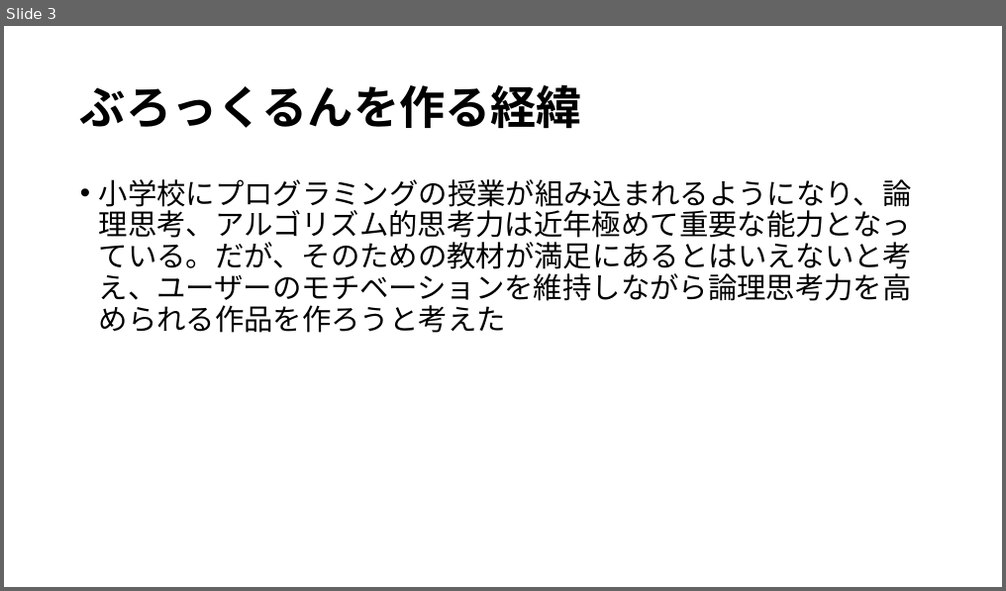
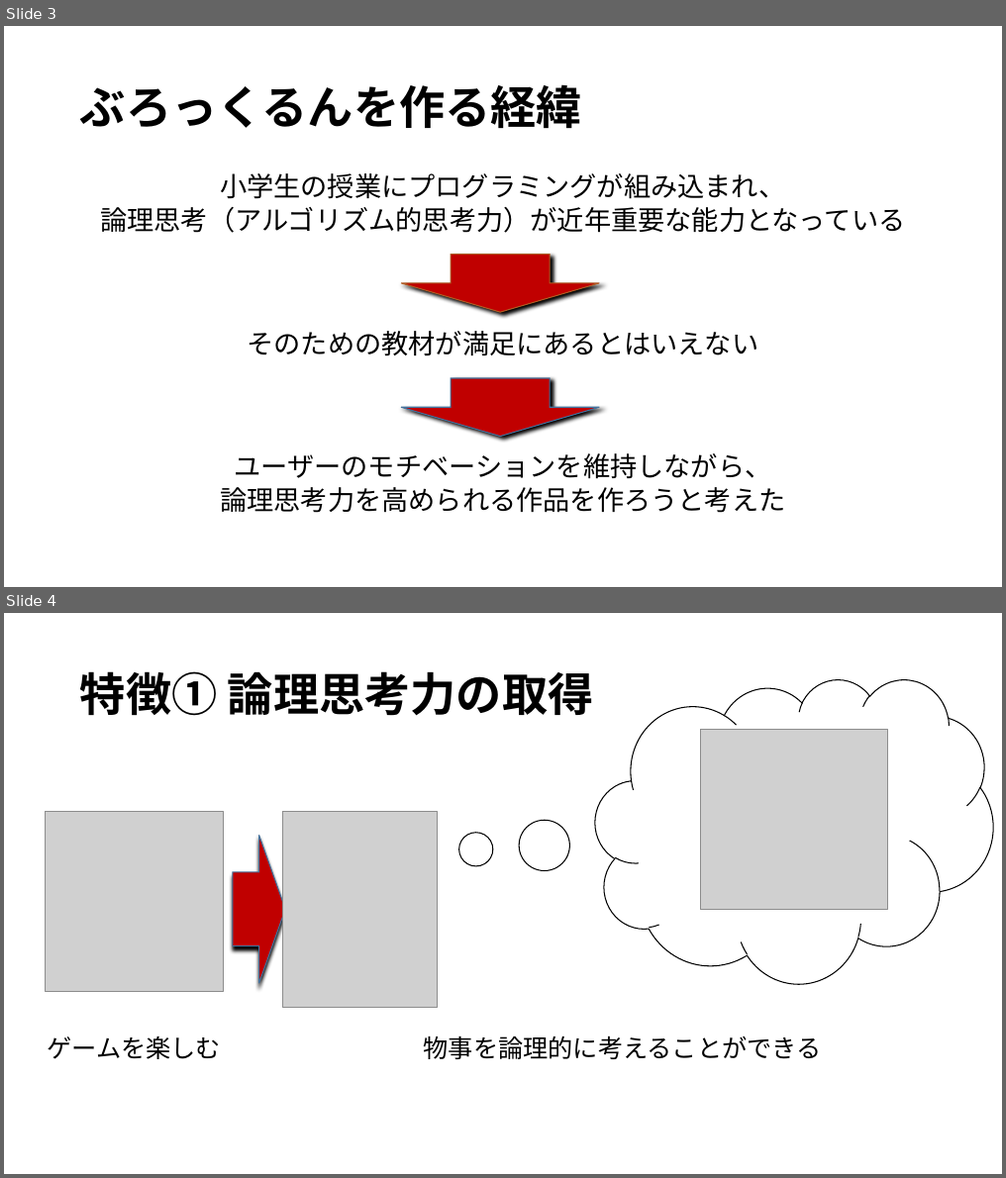
Before and after one commit to WhiteF326/0818_newDev, a slide deck: happyou.pptx. Shown one above the other, each under a label of ours: slide 3 before the commit, slides 3 and 4 after it. The pictures are 1006x591 and 1006x1178 pixels, drawn with LibreOffice and Linux fonts; fonts in the diff are those of the drawing; grey boxes stand for pictures. Boxes give left, top, right and bottom in pixels: in the first picture for what was removed or moved away, otherwise in the second. Text is boxed around its words. In the diff, an @@ line names an element or a change of style, - is before the commit and + after.

```diff
--- a/happyou.pptx
+++ b/happyou.pptx
@@ slide 4 added at <box>4,613,1002,1174</box>, background #FFFFFF @@
@@ title added at <box>80,671,594,716</box>, 44 pt, text #000000, bold @@
+特徴➀ 論理思考力の取得
@@ thought cloud added at <box>595,679,994,983</box>, fill #FFFFFF, outline #000000 1 pt @@
@@ picture added at <box>701,730,888,909</box> @@
@@ picture added at <box>45,811,223,992</box> @@
@@ picture added at <box>283,811,438,1007</box> @@
@@ right arrow added at <box>233,836,285,983</box>, fill #C00000, outline #43739E 1 pt @@
@@ text added at <box>47,1037,221,1059</box>, 24 pt, text #000000 @@
+ゲームを楽しむ
@@ text added at <box>424,1036,822,1059</box>, 24 pt, text #000000 @@
+物事を論理的に考えることができる
@@ slide 3 changed as well @@
@@ text at <box>100,174,905,513</box>: text changed; size 28 to 25.9 pt @@
-• 小学校にプログラミングの授業が組み込まれるようになり、論理思考、アルゴリズム的思考力は近年極めて重要な能力となっている。だが、そのための教材が満足にあるとはいえないと考え、ユーザーのモチベーションを維持しながら論理思考力を高められる作品を作ろうと考えた
+小学生の授業にプログラミングが組み込まれ、
+論理思考（アルゴリズム的思考力）が近年重要な能力となっている
+そのための教材が満足にあるとはいえない
+ユーザーのモチベーションを維持しながら、
+論理思考力を高められる作品を作ろうと考えた
@@ down arrow added at <box>402,255,600,312</box>, fill #C00000, outline #AF5C24 1 pt @@
@@ down arrow added at <box>402,378,600,436</box>, fill #C00000, outline #43739E 1 pt @@
```
Also in this commit, not shown: 4 other slides changed, 7 other slides added.
